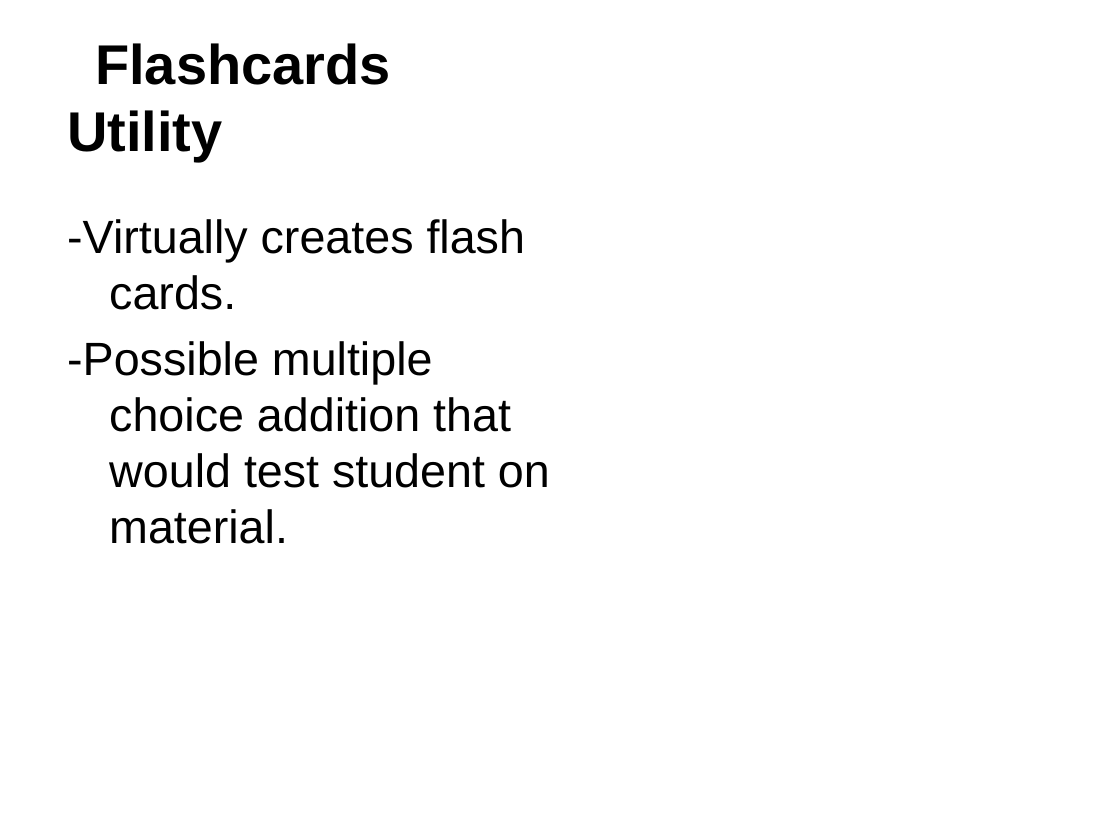
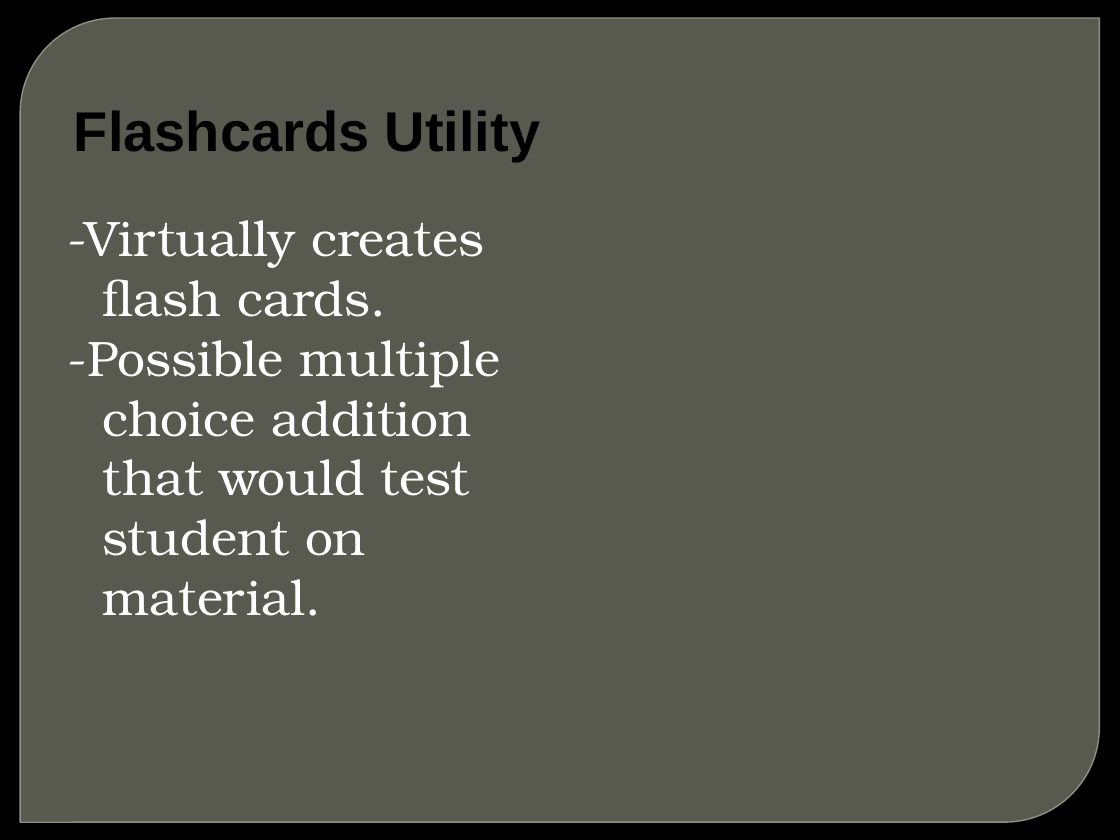
Before and after one commit to zgthompson/pockwester, a slide deck: slide 13 of documentation/Forge.pptx (slide 8 before the commit). Drawn at 1120x840 pixels with LibreOffice and Linux fonts; fonts in the diff are those of the drawing; background and template pictures are left out. Boxes give left, top, right and bottom in pixels: in the first picture for what was removed or moved away, otherwise in the second. Text is boxed around its words. In the diff, an @@ line names an element or a change of style, - is before the commit and + after.

```diff
--- a/documentation/Forge.pptx
+++ b/documentation/Forge.pptx
@@ background #FFFFFF to picture (left out) @@
@@ round diag rect added at <box>20,18,1100,822</box>, fill #888B7B at 65% opacity, outline #9DA090 0.87 pt @@
@@ title "Flashcards Utility" at <box>74,110,540,161</box>: indent changed @@
@@ text "-Virtually creates flash cards." at <box>67,220,501,616</box>: size 30 to 32 pt, font Arial to TeX Gyre Bonum, text colour #000000 to #FFFFFF; indent changed; less space between paragraphs @@
```
Also in this commit, not shown: 5 other slides changed, 9 slides added, 5 slides removed.
